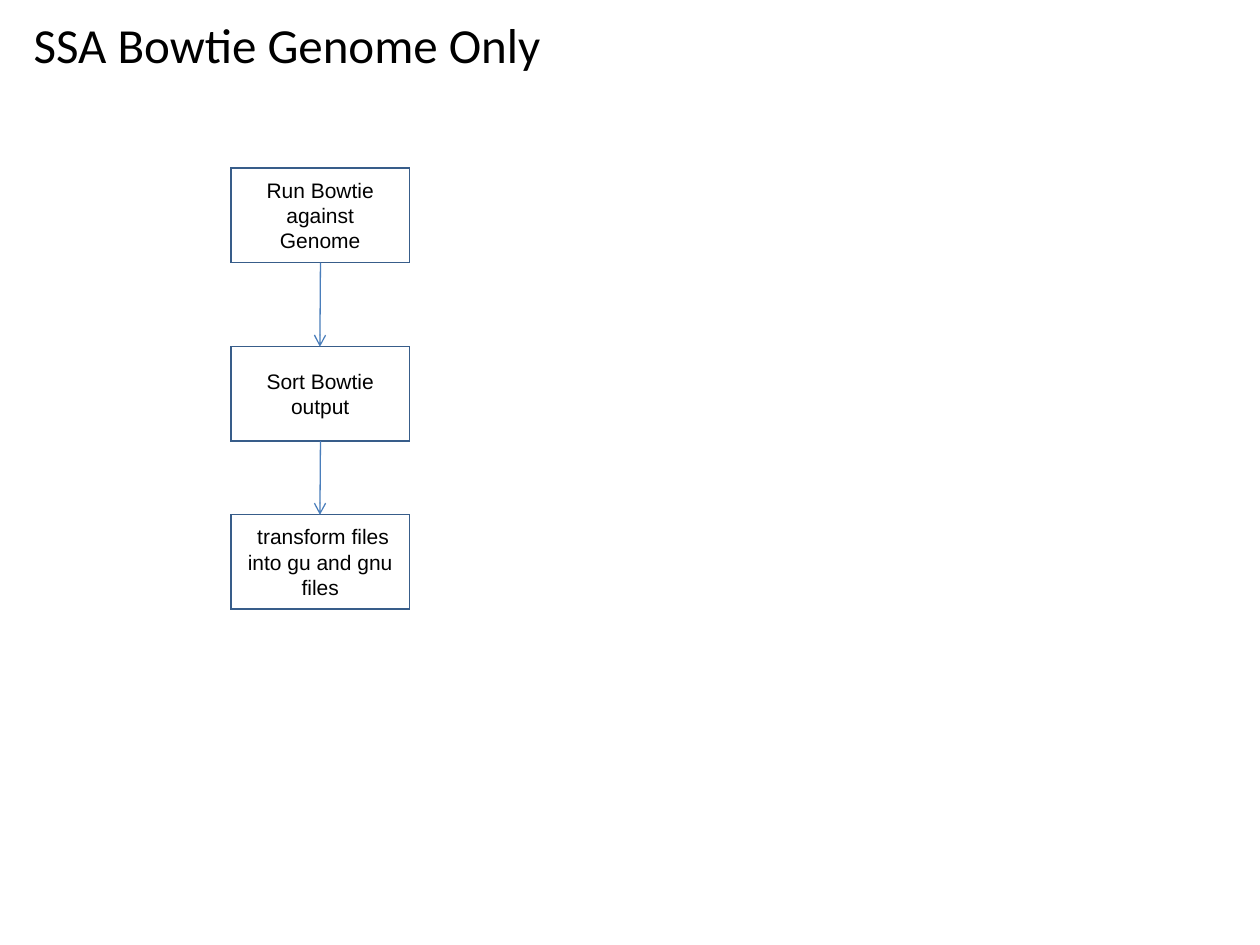
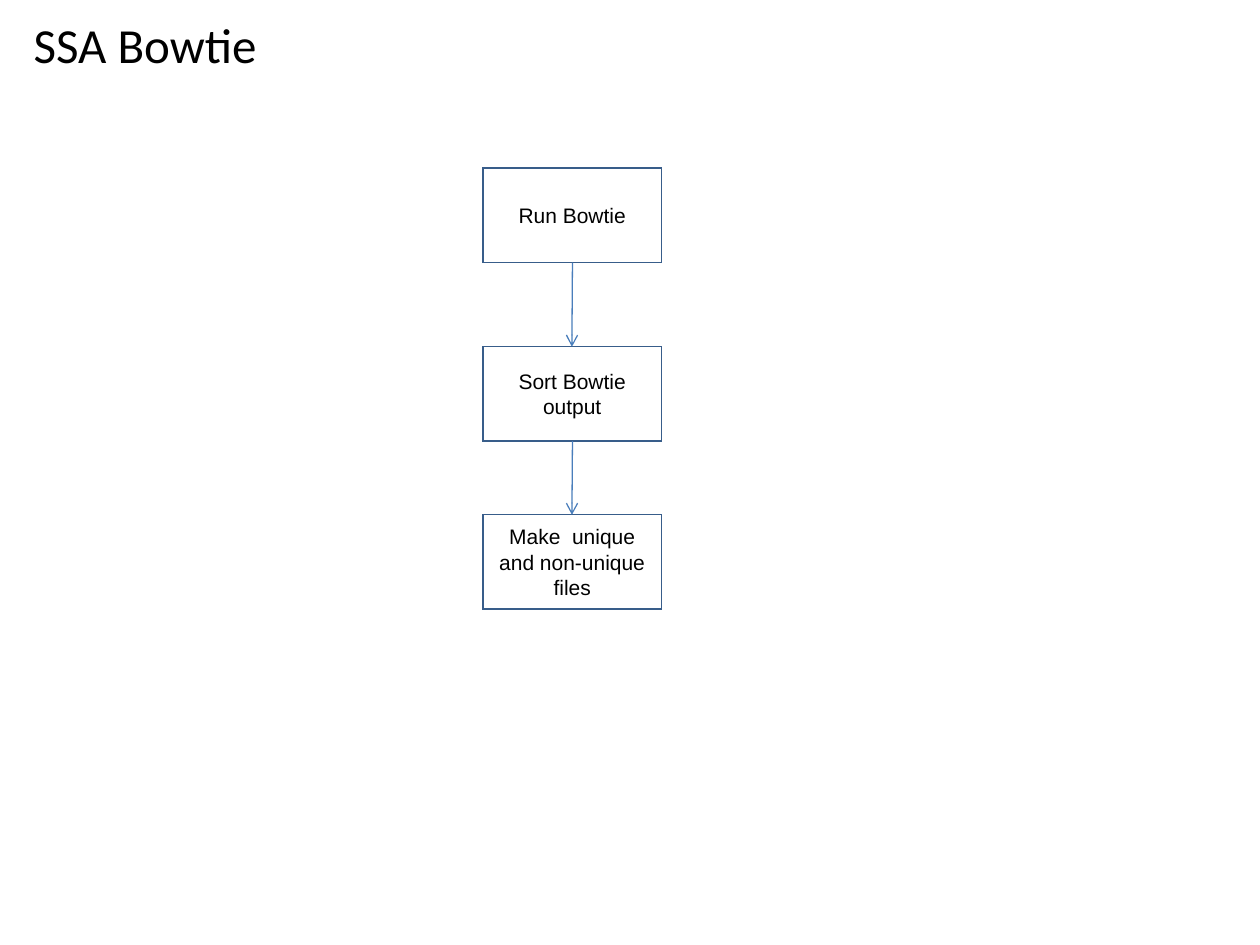
Before and after one commit to VEuPathDB/ApiCommonWorkflow, a slide deck: slide 53 of Main/doc/IntegratedWorkflow.ppt. Drawn at 1260x945 pixels with LibreOffice and Linux fonts; fonts in the diff are those of the drawing. Boxes give left, top, right and bottom in pixels: in the first picture for what was removed or moved away, otherwise in the second. Text is boxed around its words. In the diff, an @@ line names an element or a change of style, - is before the commit and + after.

```diff
--- a/Main/doc/IntegratedWorkflow.ppt
+++ b/Main/doc/IntegratedWorkflow.ppt
@@ title at (x1=34, y1=29, x2=257, y2=64): text changed @@
-SSA Bowtie Genome Only
+SSA Bowtie
@@ 2 rectangles, 2 arrows moved together from (x1=231, y1=168, x2=410, y2=515) to (x1=483, y1=168, x2=662, y2=515) @@
@@ text in rectangle at (x1=519, y1=207, x2=626, y2=224): text changed @@
-Run Bowtie against Genome
+Run Bowtie
@@ rectangle removed at (x1=231, y1=514, x2=410, y2=609) @@
-transform files into gu and gnu files
@@ rectangle added at (x1=483, y1=514, x2=662, y2=609), outline #385D8A 0.99 pt, 12 pt, text #000000 @@
+Make unique and non-unique files
```
Also in this commit, not shown: 5 other slides changed.
